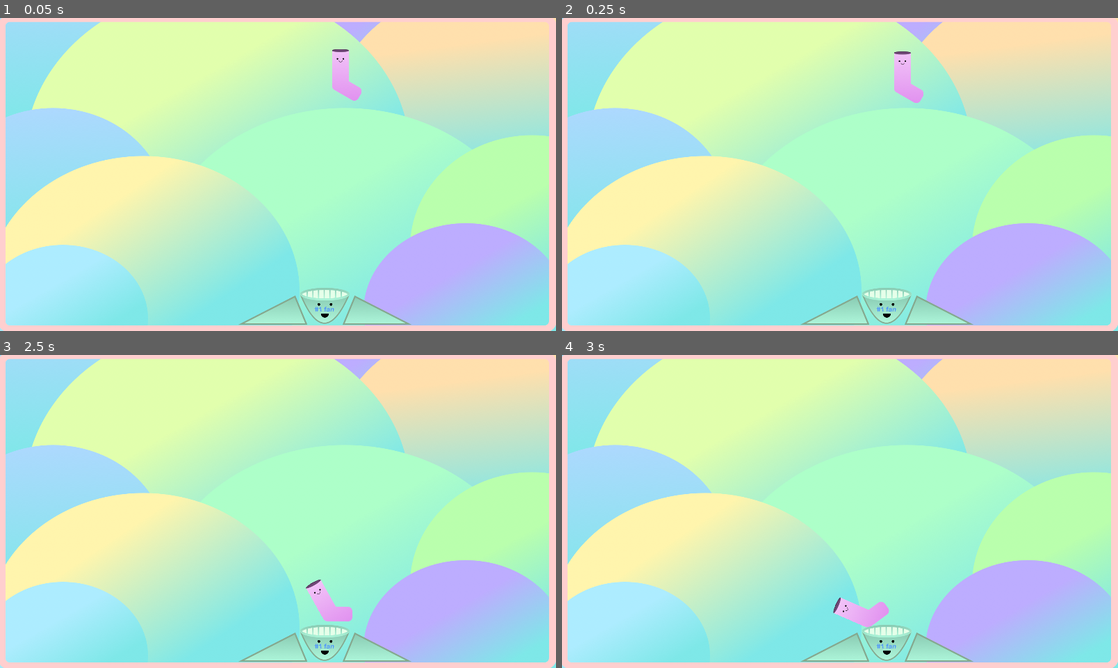
Above: before the commit, frames 1-4 (two rows, left to right).
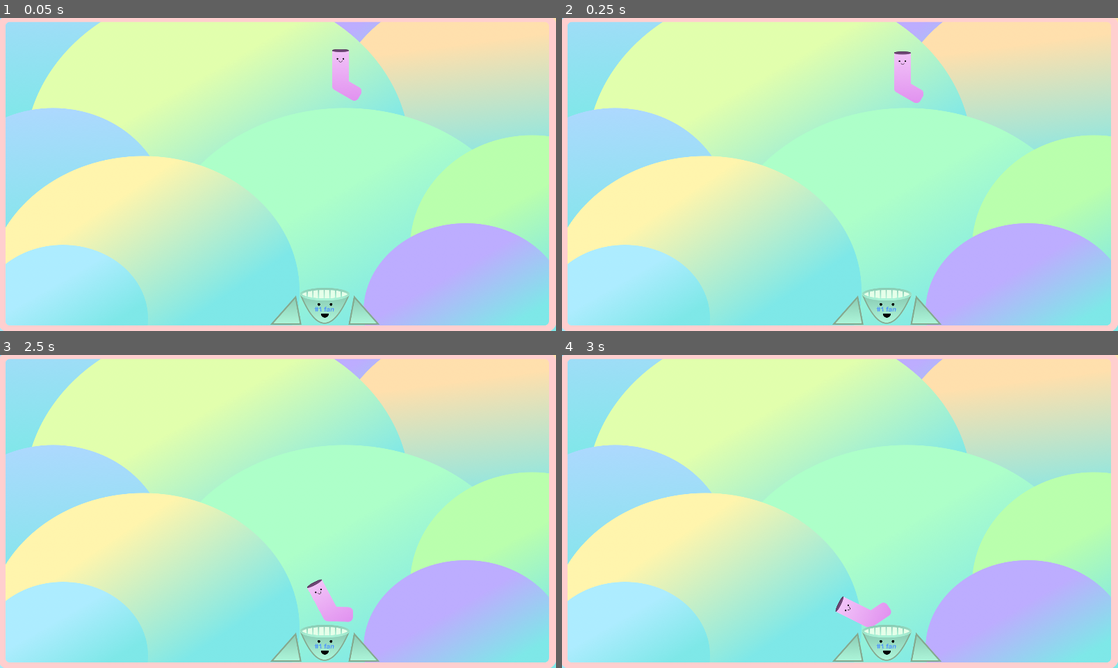
Above: after the commit, the same moments.

Repository: Dexterminator/solemates
Game: Godot game, scene res://Scenes/Main/Main.tscn
Same seed, same stepped clock (60 frames per second), same inputs: the game is played once before the commit and once after it.
Inputs:
- Up to frame 1 (0.05 s): no input
- Up to frame 2 (0.25 s): no input
- Up to frame 3 (2.5 s): no input
- Up to frame 4 (3 s): no input

The runs differ from the first frame. In frame 1, 0.7% of the frame differs, in the area x 42-74%, y 88-98%; in frame 2, 0.7%; in frame 3, 0.8%; in frame 4, 0.9%, in the area x 42-74%, y 77-98%.

Commit message:
Smaller ramps

Diff:
--- a/Entities/Fan/Fan.tscn
+++ b/Entities/Fan/Fan.tscn
@@ -43,22 +43,23 @@
 process_material = SubResource( 3 )
 
 [node name="ramp" type="Sprite" parent="."]
-position = Vector2( 120, 0 )
+position = Vector2( 90, 0 )
 scale = Vector2( 0.7, 0.7 )
 texture = ExtResource( 2 )
 
 [node name="ramp2" type="Sprite" parent="."]
-position = Vector2( -120, 0 )
+position = Vector2( -90, 0 )
 scale = Vector2( 0.7, 0.7 )
 texture = ExtResource( 2 )
 flip_h = true
 
 [node name="CollisionPolygon2D" type="CollisionPolygon2D" parent="."]
-position = Vector2( -1.23206, -2.77217 )
-polygon = PoolVector2Array( 69.7191, -30.6863, 200.116, 36.052, 42.2538, 35.7953 )
+position = Vector2( -1.45896, -2.77217 )
+polygon = PoolVector2Array( 68.0938, -30.3273, 127.11, 35.6416, 65.3117, 36.3041 )
 
 [node name="CollisionPolygon2D2" type="CollisionPolygon2D" parent="."]
-polygon = PoolVector2Array( -68.8665, -33.146, -41.0894, 33.0101, -198.21, 32.7981 )
+position = Vector2( 0, -0.226898 )
+polygon = PoolVector2Array( -68.8665, -33.146, -68.7312, 33.2876, -124.967, 33.1396 )
 
 [node name="CollisionShape2D" type="CollisionShape2D" parent="."]
 shape = SubResource( 2 )
Binary file changed: Assets/ramp.png
